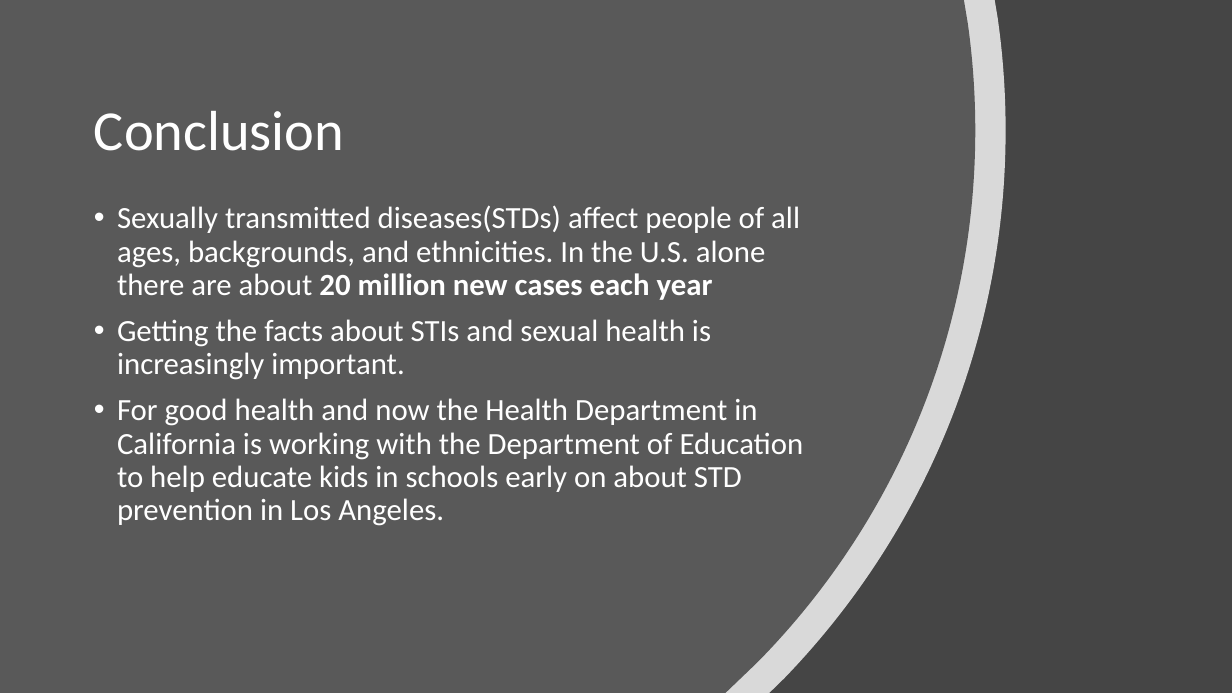
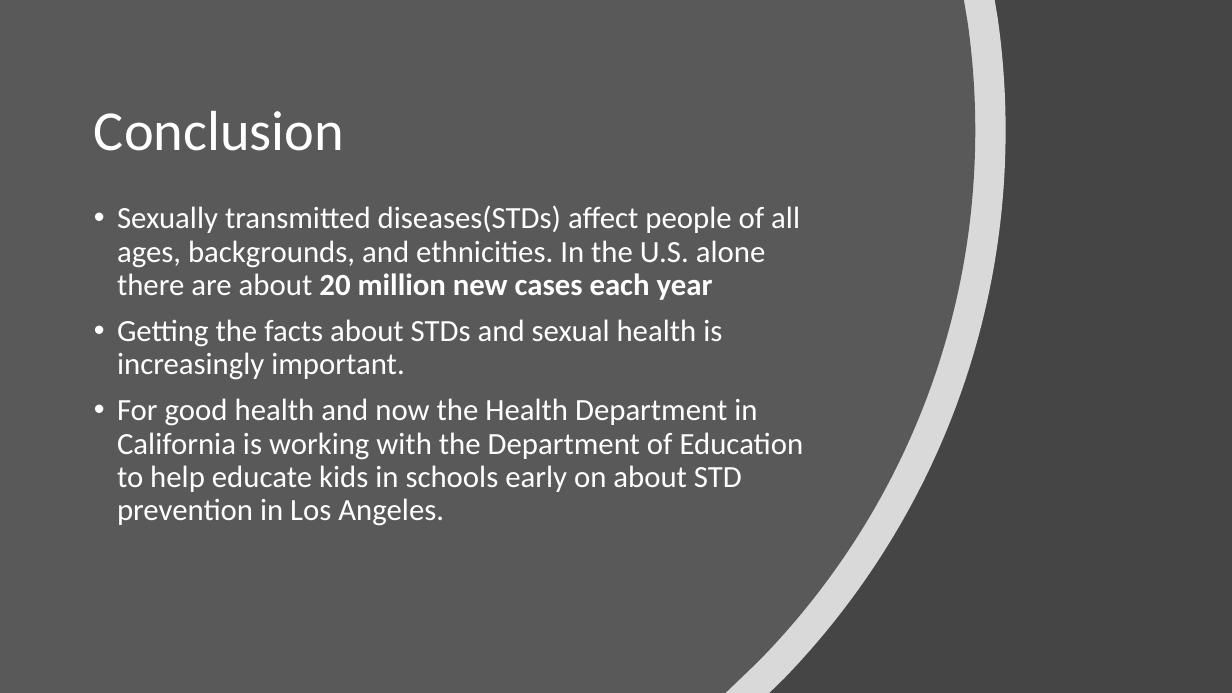
Before and after one commit to fantahunteka1980/Analysis-of-STDS, a slide deck: slide 7 of STD Infection in USA capstone.pptx. Drawn at 1232x693 pixels with LibreOffice and Linux fonts; fonts in the diff are those of the drawing. Boxes give left, top, right and bottom in pixels: in the first picture for what was removed or moved away, otherwise in the second. Text is boxed around its words. In the diff, an @@ line names an element or a change of style, - is before the commit and + after.

Commit message:
done with the predemo presentation

```diff
--- a/STD Infection in USA capstone.pptx
+++ b/STD Infection in USA capstone.pptx
@@ text at bbox=[117, 319, 722, 380]: text changed @@
-• Getting the facts about STIs and sexual health is increasingly important.
+• Getting the facts about STDs and sexual health is increasingly important.
```
Also in this commit, not shown: 1 other file.
